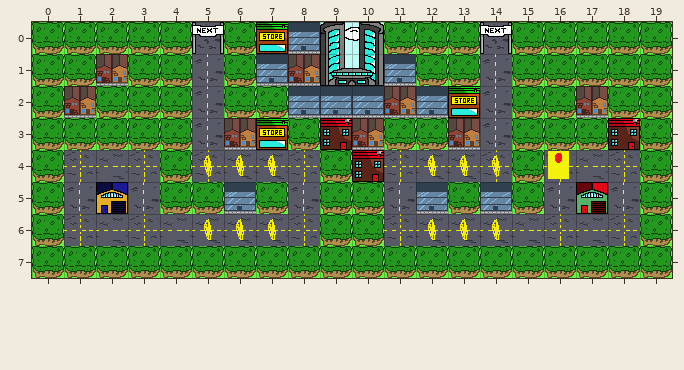
One commit to this Tiled map: static/maps/test_map.tmx. Above is the file before it was changed.
Cells are 32x32 px. Shown: x 0..19, y 0..7.
And afterwards:
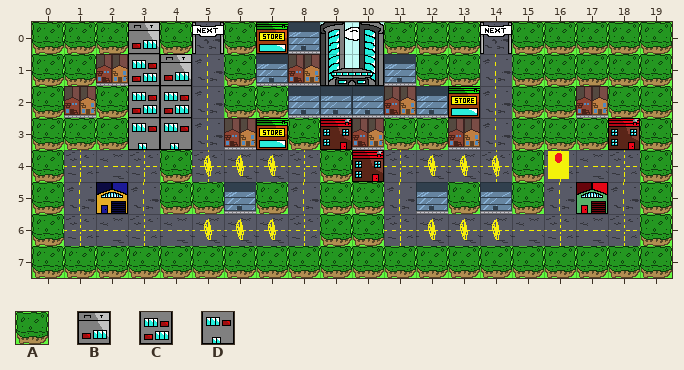
Key: from "draw": A 5, B 16, C 17, D 18.
_ is an empty cell.
Change:
Layer "Draw Layer":
Tile B replaces tile A in row 0 at x 3; in row 1 at x 4.
Tile C replaces tile A in row 1 at x 3; in row 2 at x 3 to 4.
Tile D replaces tile A in row 3 at x 3 to 4.
Changed places in both pictures, as pixel boxes (x1, y1, x2, y2):
changed: (128, 22, 192, 150)
